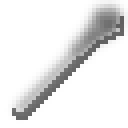
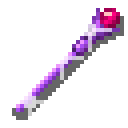
Revision of a layered (128, 128) image; what changed, layer by layer:
added layer "shiny 2" (66%) above "shiny 1" over [12,8,112,120]
added layer "shiny 1" (74%) above "copper" over [24,24,96,108]
showed "purple" over [16,8,120,112]
hid "unseen" over [8,0,128,120]
